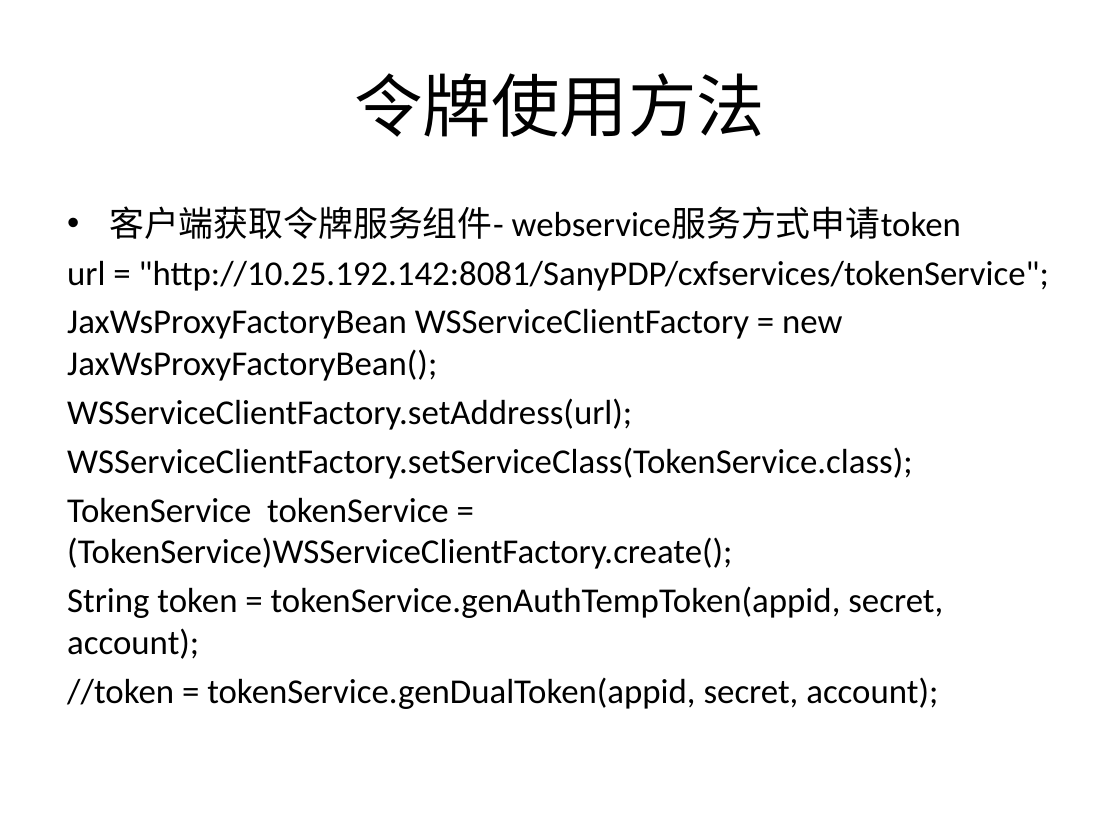
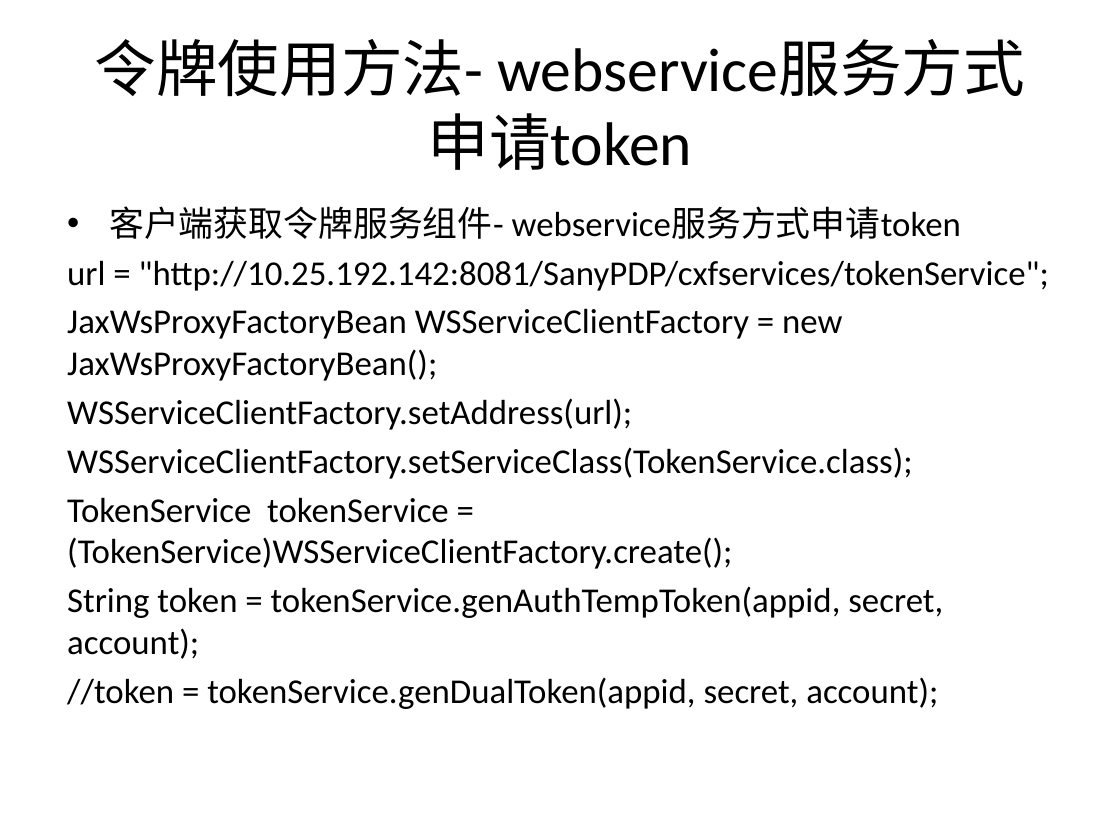
Before and after one commit to bbossgroups/bboss, a slide deck: slide 7 of 文档/令牌管理.pptx (slide 5 before the commit). Drawn at 1120x840 pixels with LibreOffice and Linux fonts; fonts in the diff are those of the drawing. Boxes give left, top, right and bottom in pixels: in the first picture for what was removed or moved away, otherwise in the second. Text is boxed around its words. In the diff, an @@ line names an element or a change of style, - is before the commit and + after.

Commit message:
1.完善mongodb过期令牌检测机制并增加测试用例 2.完善令牌管理文档

```diff
--- a/文档/令牌管理.pptx
+++ b/文档/令牌管理.pptx
@@ title at bbox=[95, 39, 483, 97]: text changed; size 44 to 39.6 pt @@
-令牌使用方法
+令牌使用方法- webservice服务方式申请token
```
Also in this commit, not shown: 8 other slides changed, 6 slides added, 3 other files.
